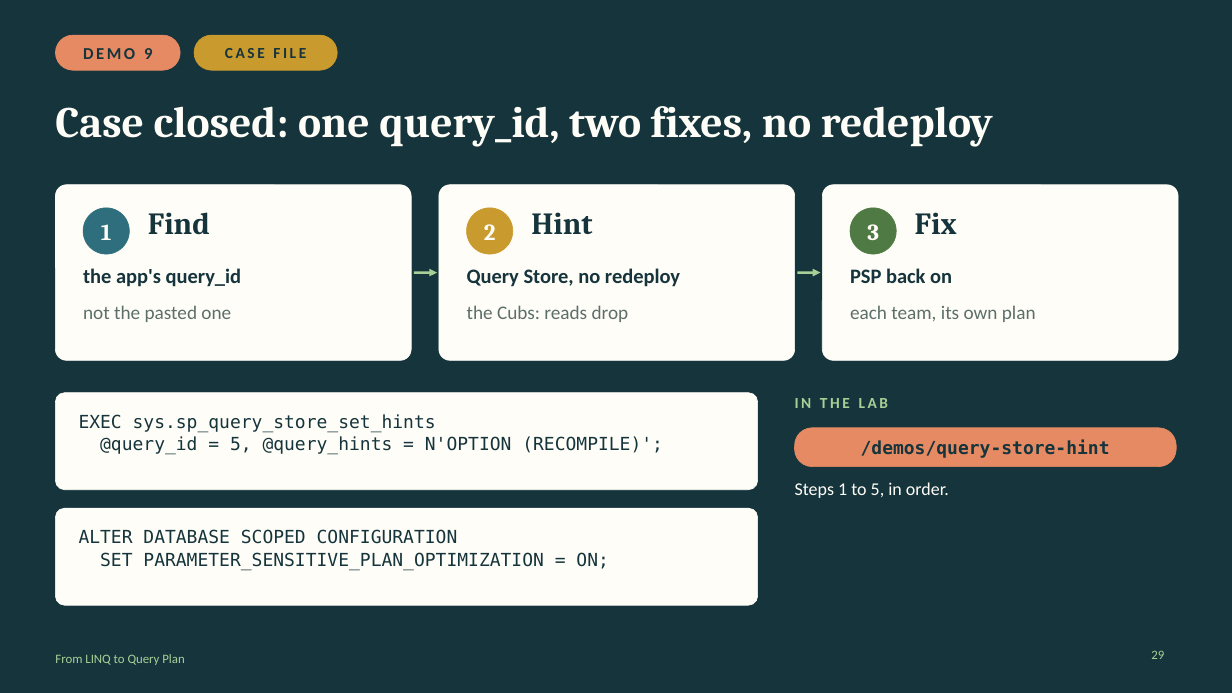
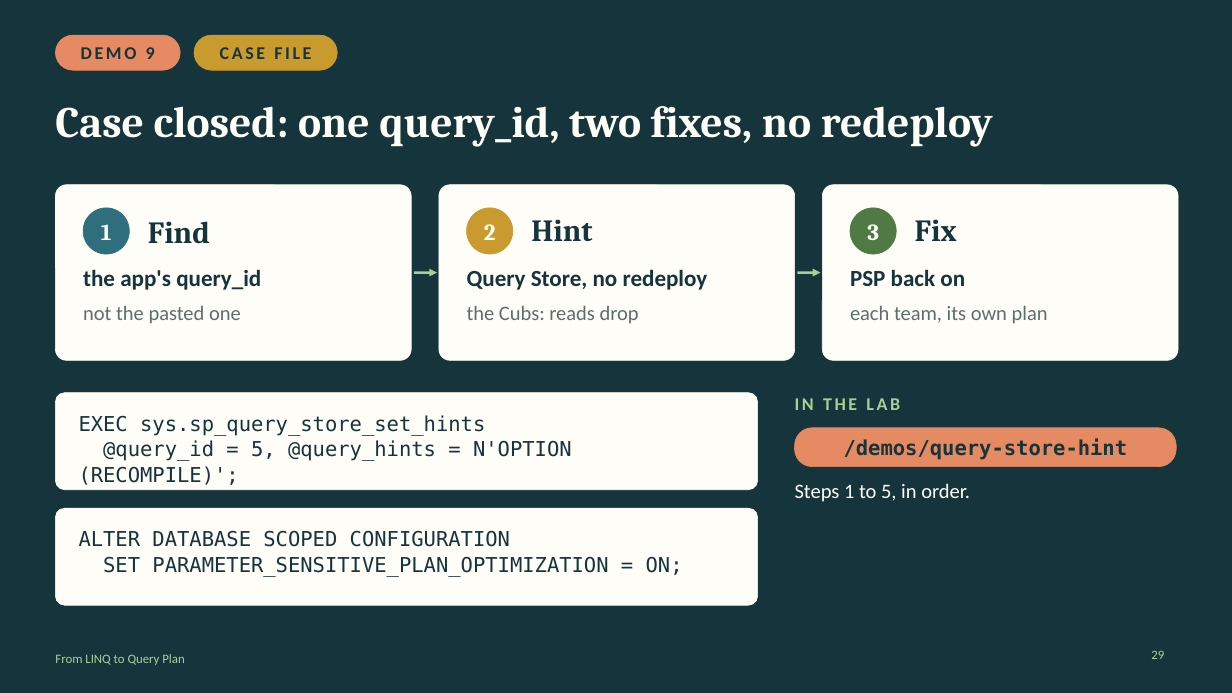
Before and after one commit to cwoodruff/efcore-linq-query-plan, a slide deck: slide 29 of From-LINQ-to-Query-Plan-v2.pptx. Drawn at 1232x693 pixels with LibreOffice and Linux fonts; fonts in the diff are those of the drawing. Boxes give left, top, right and bottom in pixels: in the first picture for what was removed or moved away, otherwise in the second. Text is boxed around its words. In the diff, an @@ line names an element or a change of style, - is before the commit and + after.

Commit message:
Update presentation slides
Updated From-LINQ-to-Query-Plan-v2.pptx content

```diff
--- a/From-LINQ-to-Query-Plan-v2.pptx
+++ b/From-LINQ-to-Query-Plan-v2.pptx
@@ text "DEMO 9" at [81,47,155,59]: size 13 to 14 pt @@
@@ text "CASE FILE" at [220,47,311,59]: size 12 to 14 pt @@
@@ 3 texts: place and size @@
-3 texts at [148,212,957,235]
+3 texts at [148,219,957,244]
@@ size 16 to 18 pt in 3 elements at [83,269,261,290], [467,269,708,290], [850,269,965,286] @@
@@ size 15 to 16 pt in 3 elements at [83,306,241,324], [467,305,639,324], [850,305,1048,324] @@
@@ text "IN THE LAB" at [795,398,900,410]: size 12 to 14 pt @@
@@ size 14 to 16 pt in 4 elements at [79,415,572,485], [79,530,683,577], [844,438,1128,460], [795,483,970,502] @@
```
Also in this commit, not shown: 30 other slides changed.
